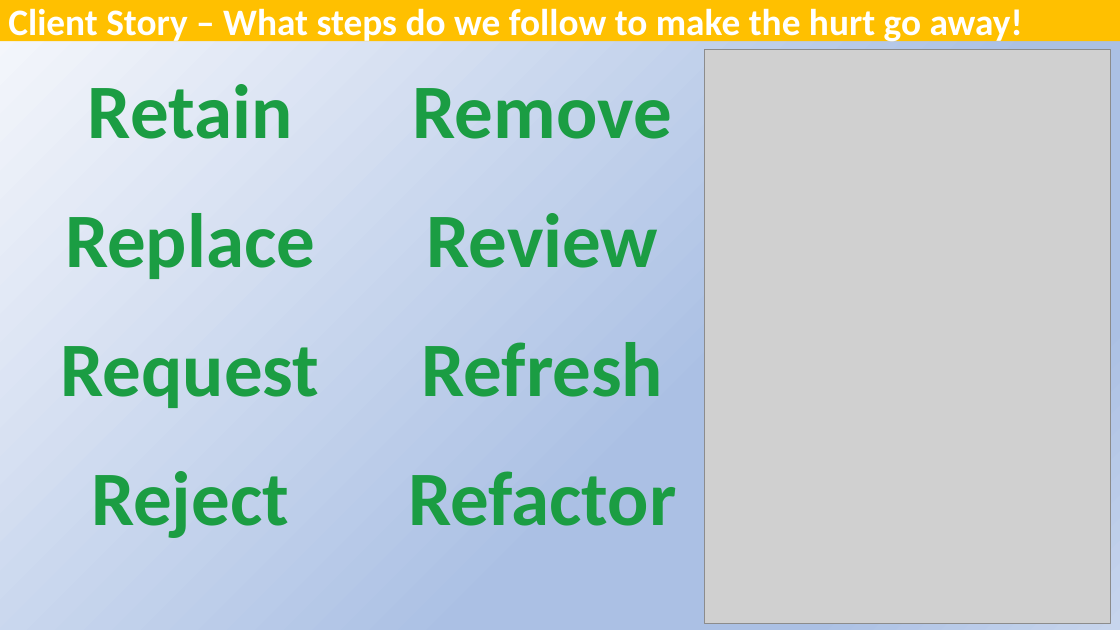
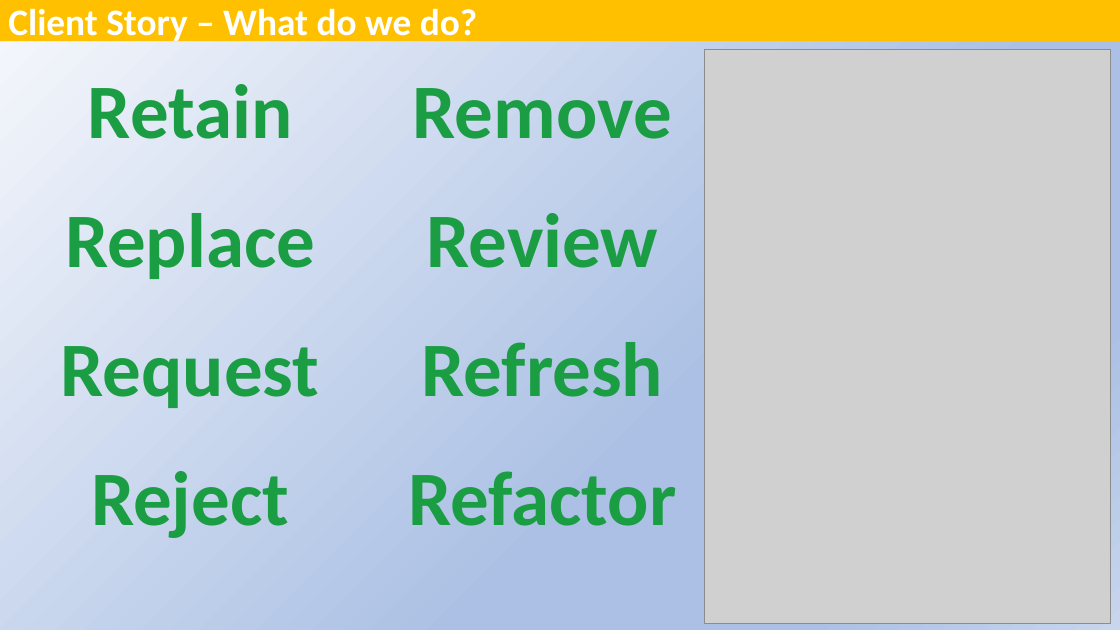
Before and after one commit to SQLXL/SQLXL, a slide deck: slide 21 of SQLXL_Index SQL Saturday South Florida 2025.pptx. Drawn at 1120x630 pixels with LibreOffice and Linux fonts; fonts in the diff are those of the drawing; grey boxes stand for pictures. Boxes give left, top, right and bottom in pixels: in the first picture for what was removed or moved away, otherwise in the second. Text is boxed around its words. In the diff, an @@ line names an element or a change of style, - is before the commit and + after.

```diff
--- a/SQLXL_Index SQL Saturday South Florida 2025.pptx
+++ b/SQLXL_Index SQL Saturday South Florida 2025.pptx
@@ title at [8,8,477,45]: text changed @@
-Client Story – What steps do we follow to make the hurt go away!
+Client Story – What do we do?
```
Also in this commit, not shown: 9 other slides changed, 1 slide removed, 1 other file.
